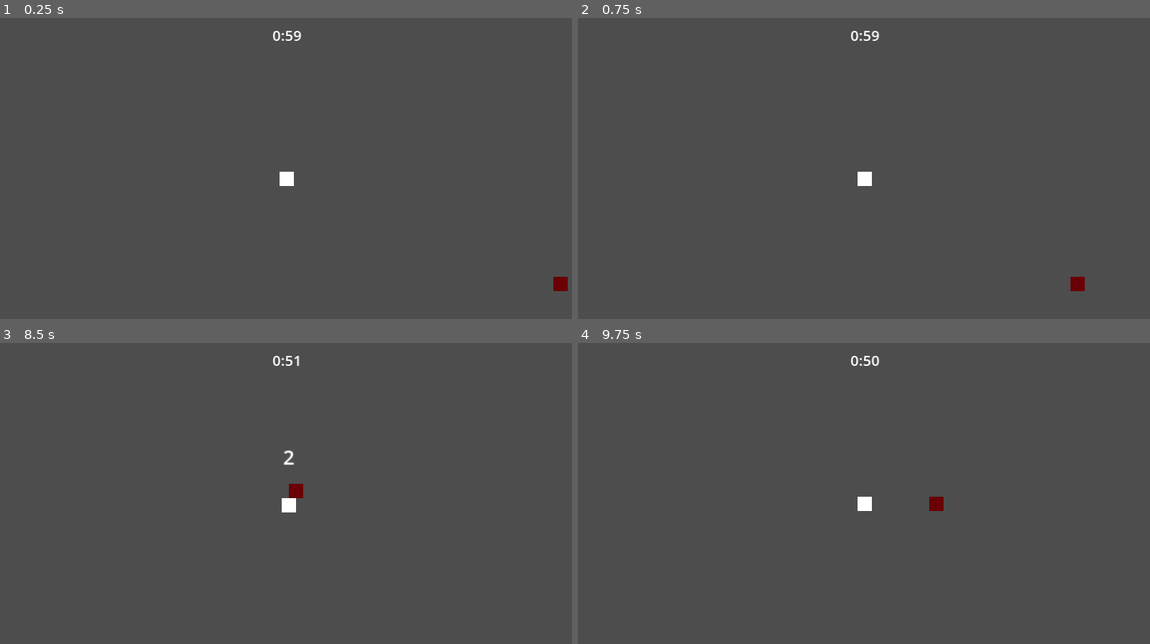
Above: before the commit, frames 1-4 (two rows, left to right).
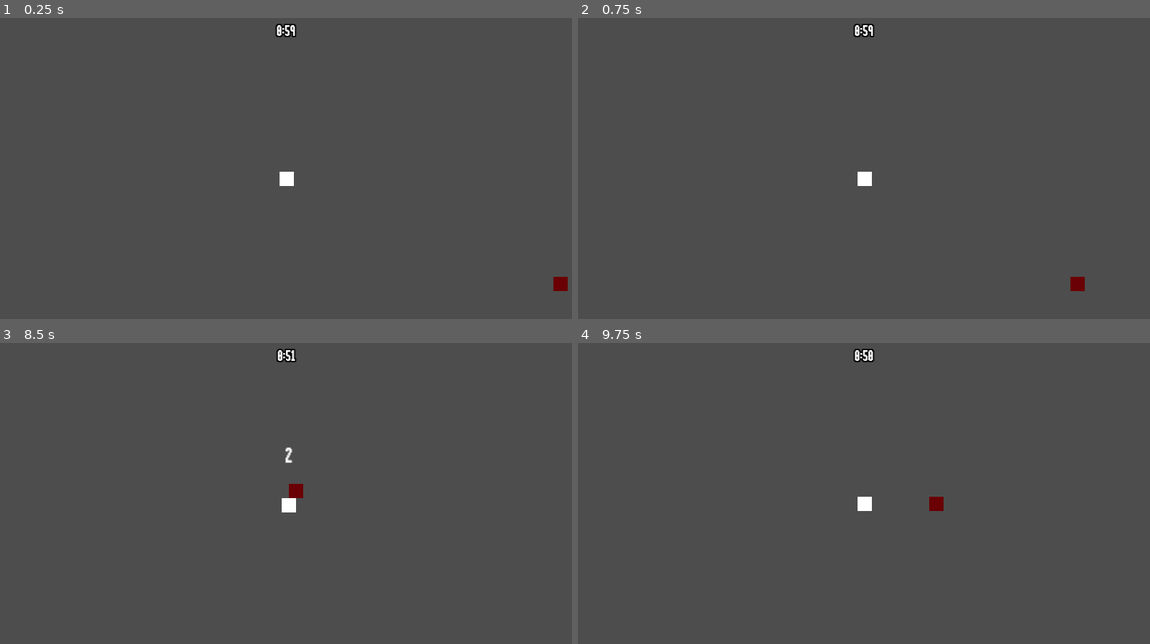
Above: after the commit, the same moments.

Repository: Huffmanz/BloodDebt
Game: Godot game, scene res://levels/world.tscn
The game is run twice, just before and just after one commit, with the same random seed, the same clock (stepped at 60 frames per second) and the same inputs.
Inputs (mouse positions are in pixels of both pictures, inside the frame that each line leads up to):
- Up to frame 1 (0.25 s): no input
- Up to frame 2 (0.75 s): tap Enter at 0.5 s; move the mouse to (989, 162) at 0.52 s; hold D (move_right) from 0.53 s (still down); tap Shift (dash) at 0.6 s
- Up to frame 3 (8.5 s): move the mouse to (171, 520) at 1.27 s; release D (move_right) at 1.28 s; hold S (move_down) 1.28-2.03 s; click (171, 520) at 1.35 s; move the mouse to (343, 433) at 2.02 s; hold D (move_right) 2.03-2.78 s; tap Shift (dash) every 1.5 s from 2.1 to 8.1 s; move the mouse to (257, 568) at 2.77 s; hold W (move_up) 2.78-3.53 s; click (257, 568) at 2.85 s; move the mouse to (457, 550) at 3.52 s; hold A (move_left) 3.53-5.03 s; move the mouse to (114, 454) at 4.27 s; click (114, 454) at 4.35 s; move the mouse to (314, 502) at 5.02 s; hold S (move_down) 5.03-5.78 s; move the mouse to (200, 424) at 5.77 s; hold D (move_right) 5.78-6.53 s; click (200, 424) at 5.85 s; move the mouse to (411, 487) at 6.52 s; hold W (move_up) 6.53-7.28 s; move the mouse to (171, 520) at 7.27 s; hold D (move_right) 7.28-8.03 s; click (171, 520) at 7.35 s; move the mouse to (343, 433) at 8.02 s; hold S (move_down) from 8.03 s (still down)
- Up to frame 4 (9.75 s): move the mouse to (835, 568) at 8.77 s; release S (move_down) at 8.78 s; hold A (move_left) 8.78-9.53 s; click (835, 568) at 8.85 s; move the mouse to (1035, 550) at 9.52 s; hold W (move_up) from 9.53 s (still down); tap Shift (dash) at 9.6 s

The runs differ from the first frame. In frame 1, 0.2% of the frame differs, in the area x 47-53%, y 1-8%; in frame 2, 0.2%; in frame 3, 0.2%, in the area x 47-53%, y 1-41%; in frame 4, 0.2%.

Commit message:
adding health regen

Diff:
--- /dev/null
+++ b/combat/health_regen_component.gd
@@ -0,0 +1,11 @@
+extends Node
+
+@export var health_component: HealthComponent
+@export var regen_amount: int
+@onready var timer: Timer = $Timer
+
+func _ready() -> void:
+	timer.timeout.connect(_timer_timeout)
+
+func _timer_timeout():
+	health_component.heal(regen_amount)
--- /dev/null
+++ b/combat/health_regen_component.tscn
@@ -0,0 +1,11 @@
+[gd_scene load_steps=2 format=3 uid="uid://cevkfv0pqm5ui"]
+
+[ext_resource type="Script" path="res://combat/health_regen_component.gd" id="1_h27dx"]
+
+[node name="HealthRegenComponent" type="Node"]
+script = ExtResource("1_h27dx")
+regen_amount = 1
+
+[node name="Timer" type="Timer" parent="."]
+wait_time = 10.0
+autostart = true
--- a/combat/player_projectile.tscn
+++ b/combat/player_projectile.tscn
@@ -3,3 +3,6 @@
 [ext_resource type="PackedScene" uid="uid://b07sdwdmbai0f" path="res://combat/projectile.tscn" id="1_7vumq"]
 
 [node name="PlayerProjectile" instance=ExtResource("1_7vumq")]
+
+[node name="HitboxComponent" parent="." index="3"]
+damage = 5
--- a/player/player.tscn
+++ b/player/player.tscn
@@ -1,10 +1,11 @@
-[gd_scene load_steps=10 format=3 uid="uid://k0b7bq4x6osb"]
+[gd_scene load_steps=11 format=3 uid="uid://k0b7bq4x6osb"]
 
 [ext_resource type="Script" path="res://player/player.gd" id="1_v6xto"]
 [ext_resource type="PackedScene" uid="uid://bmqxntns8k615" path="res://movement/velocity_component.tscn" id="2_3dy3y"]
 [ext_resource type="PackedScene" uid="uid://ba3o6wranxgfb" path="res://combat/health_component.tscn" id="2_sa1f4"]
 [ext_resource type="PackedScene" uid="uid://c4toavcgqire5" path="res://combat/hurtbox_component.tscn" id="3_ycwor"]
 [ext_resource type="Script" path="res://player/camera_2d.gd" id="4_cw4nm"]
+[ext_resource type="PackedScene" uid="uid://cevkfv0pqm5ui" path="res://combat/health_regen_component.tscn" id="4_jp21s"]
 
 [sub_resource type="CapsuleShape2D" id="CapsuleShape2D_sim1c"]
 radius = 8.0
@@ -40,6 +41,10 @@
 one_shot = true
 
 [node name="HealthComponent" parent="." instance=ExtResource("2_sa1f4")]
+max_health = 100.0
+
+[node name="HealthRegenComponent" parent="." node_paths=PackedStringArray("health_component") instance=ExtResource("4_jp21s")]
+health_component = NodePath("../HealthComponent")
 
 [node name="Sprite2D" type="Sprite2D" parent="."]
 texture = SubResource("GradientTexture2D_xra6q")
--- a/project.godot
+++ b/project.godot
@@ -27,6 +27,10 @@
 window/size/window_height_override=720
 window/stretch/mode="canvas_items"
 window/stretch/aspect="keep_width"
+
+[gui]
+
+theme/custom_font="res://assets/Rockboxcond12.ttf"
 
 [input]
 
--- a/ui/wave_time_ui.tscn
+++ b/ui/wave_time_ui.tscn
@@ -18,4 +18,5 @@
 layout_mode = 2
 size_flags_horizontal = 4
 size_flags_vertical = 0
+theme_override_constants/outline_size = 6
 text = "0:00"
Binary file added: assets/Rockboxcond12.ttf
Not shown, added: assets/Rockboxcond12.ttf.import
